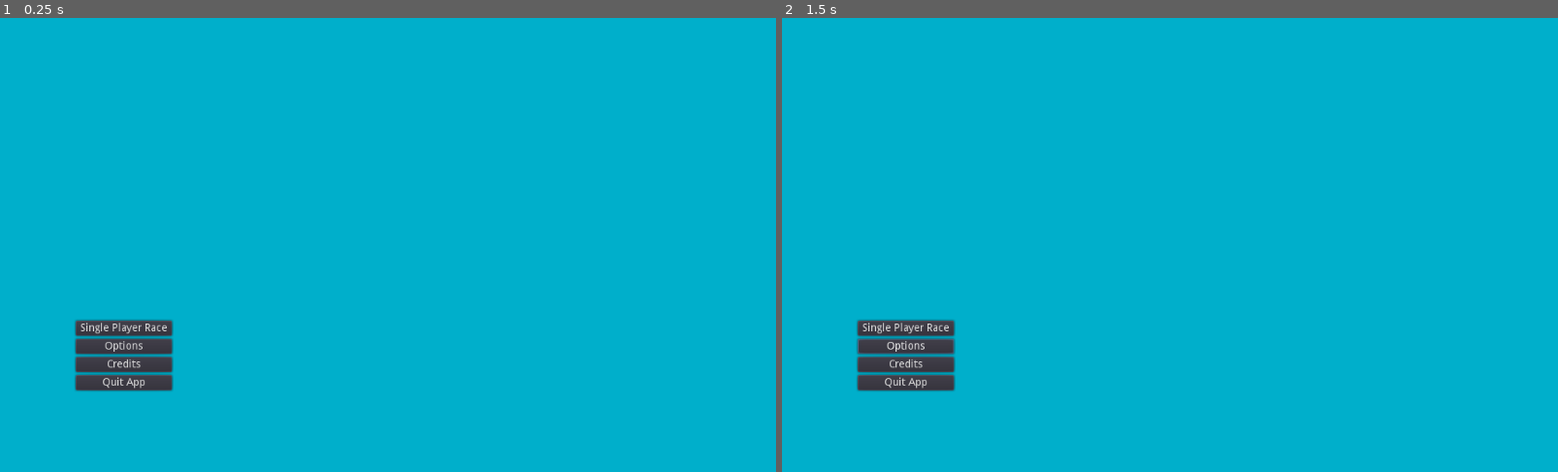
Above: before the commit, frames 1-2 (left to right).
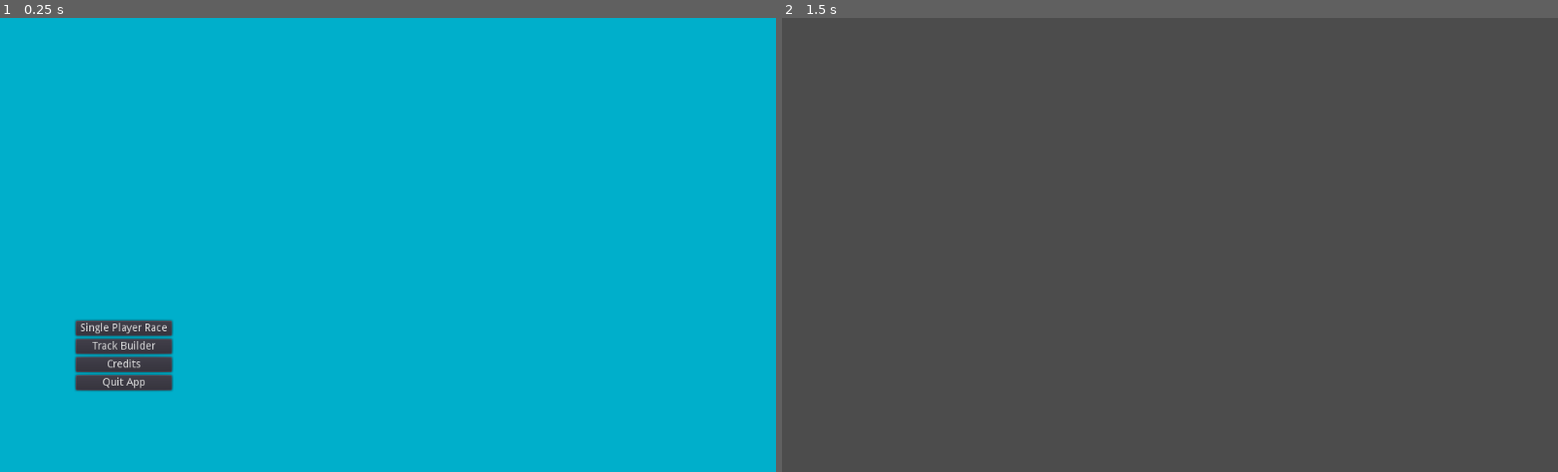
Above: after the commit, the same moments.

Repository: Mac-Barrett/G-Infinite
Game: Godot game, scene res://Scenes/Menus/MainMenu.tscn
The game is run twice, just before and just after one commit, with the same random seed, the same clock (stepped at 60 frames per second) and the same inputs.
Inputs (mouse positions are in pixels of both pictures, inside the frame that each line leads up to):
- Up to frame 1 (0.25 s): no input
- Up to frame 2 (1.5 s): click (906, 344) at 0.5 s, where only the run before the commit has a clickable "Options"; click (789, 27) at 1.27 s

The runs differ from the first frame. In frame 1, less than 0.1% of the frame differs, in the area x 11-20%, y 71-74%; in frame 2, 99%, in the area x 0-100%, y 0-100%.
Error after the commit: Invalid set index '0' (on base: 'Array') with value of type 'int' (res://Scripts/TrackBuilder.gd:14)

Commit message:
Documented turn piece direction,started trackbuilder

Diff:
--- a/Scenes/Menus/MainMenu.tscn
+++ b/Scenes/Menus/MainMenu.tscn
@@ -22,11 +22,11 @@
 margin_bottom = 20.0
 text = "Single Player Race"
 
-[node name="Options" type="Button" parent="VBoxContainer"]
+[node name="Track Builder" type="Button" parent="VBoxContainer"]
 margin_top = 24.0
 margin_right = 127.0
 margin_bottom = 44.0
-text = "Options"
+text = "Track Builder"
 
 [node name="Credits" type="Button" parent="VBoxContainer"]
 margin_top = 48.0
@@ -41,6 +41,6 @@
 text = "Quit App"
 
 [connection signal="pressed" from="VBoxContainer/Single Player" to="." method="_on_Single_Player_pressed"]
-[connection signal="pressed" from="VBoxContainer/Options" to="." method="_on_Options_pressed"]
+[connection signal="pressed" from="VBoxContainer/Track Builder" to="." method="_on_Track_Builder_pressed"]
 [connection signal="pressed" from="VBoxContainer/Credits" to="." method="_on_Credits_pressed"]
 [connection signal="pressed" from="VBoxContainer/Close Game" to="." method="_on_Close_Game_pressed"]
--- /dev/null
+++ b/Scenes/TrackBuilder.tscn
@@ -0,0 +1,19 @@
+[gd_scene load_steps=2 format=2]
+
+[ext_resource path="res://Scripts/TrackBuilder.gd" type="Script" id=1]
+
+[node name="Control" type="Control"]
+anchor_right = 1.0
+anchor_bottom = 1.0
+script = ExtResource( 1 )
+
+[node name="track" type="GridContainer" parent="."]
+margin_left = 200.0
+margin_top = 50.0
+margin_right = 700.0
+margin_bottom = 550.0
+columns = 6
+
+[node name="Button" type="TextureButton" parent="."]
+margin_right = 12.0
+margin_bottom = 20.0
--- a/Scripts/LevelLoader.gd
+++ b/Scripts/LevelLoader.gd
@@ -6,7 +6,6 @@
 func load_racers():
     # Load player car data assigned by UI Menu
     var player = load("res://Vehicles/PlayerCar.tscn").instance()
-    player.rotation.y = deg2rad(180)
     player.transform.origin.x = startBlock.transform.origin.x
     player.transform.origin.z = startBlock.transform.origin.z
     add_child(player)
@@ -14,16 +13,29 @@
 
 
 # Grabs data for track from specified file
+# Track data is h-flipped which is annoying as fuck
+#-1 no track here
+# 0 straight up, start block
+# 1 straight up / down
+# 2 straight left / right
+# 10 - down - right / left - up
+# 11 - left - down / up - right
+# 12 - up - left / left - down
+# 13 - right - up / down - left
 func load_track_data():
     # Load from file assigned by UI Menu
-    var data = [[11,2,12],[0,-1,1],[10,2,13]]
+    # var data = [[11,2,12],[0,-1,1],[10,2,13]] # square track
+    var data = [[11, 2, 2, 12],
+                [10, 12, 11, 13],
+                [-1, 1, 0, -1],
+                [-1, 10, 13, -1]] # more complex track
     return data
 
 
 # Uses data array to load in trackpieces and place them in world
 func load_track_pieces(data):
-    for x in range(0, 3):
-        for z in range(0, 3):
+    for x in range(0, data.size()):
+        for z in range(0, data[x].size()):
             # Load Piece from memory
             var trackPiece = load_piece(data[x][z])
             # If piece is not null, set transform
@@ -53,7 +65,7 @@
     return trackPiece
 
 
-
+# Once loaded...
 func _ready():
     var trackData = load_track_data()
     load_track_pieces(trackData)
--- /dev/null
+++ b/Scripts/TrackBuilder.gd
@@ -0,0 +1,36 @@
+extends Control
+
+onready var tp0 : Image = load("res://Textures/Icons/0.jpg")
+onready var tp1 : Image = load("res://Textures/Icons/1.jpg")
+onready var tp10 : Image= load("res://Textures/Icons/10.jpg")
+
+var imgCycle = [-1, 0, 1, 2, 10, 11, 12, 13]
+
+var trackData = [[]]
+
+func _ready():
+    for x in range(0, 6):
+        for y in range(0, 6):
+            trackData[x][y] = -1
+            var btn = TextureButton.new()
+
+            var img = Image.new()
+            var imgText = ImageTexture.new()
+
+            img = load("res://Textures/Icons/0.jpg")
+            imgText.create_from_image(img)
+
+            btn.texture_normal = imgText
+            btn.connect("pressed", self, "_button_pressed", [btn])
+            $track.add_child(btn)
+    pass
+
+func _button_pressed(btn):
+    var img = Image.new()
+    var imgText = ImageTexture.new()
+
+    img = tp10
+    imgText.create_from_image(img)
+
+    btn.texture_normal = imgText
+    pass
--- a/Scripts/UI/Credits.gd
+++ b/Scripts/UI/Credits.gd
@@ -2,10 +2,10 @@
 
 
 func _ready():
-	pass # Replace with function body.
+    pass # Replace with function body.
 
 
 func _on_Button_pressed():
-	var parent = get_parent();
-	parent.remove_child(parent.get_child(1));
-	pass # Replace with function body.
+    var parent = get_parent();
+    parent.remove_child(parent.get_child(1));
+    pass # Replace with function body.
--- a/Scripts/UI/MainMenu.gd
+++ b/Scripts/UI/MainMenu.gd
@@ -5,12 +5,16 @@
 
 func _on_Single_Player_pressed():
     #get_tree().change_scene("res://Scenes/Testing.tscn")
-    get_tree().change_scene("res://Scenes/Levels/LevelLoader.tscn")
+    get_tree().change_scene("res://Scenes/LevelLoader.tscn")
     pass # Replace with function body.
 
 
+func _on_Track_Builder_pressed():
+    get_tree().change_scene("res://Scenes/TrackBuilder.tscn")
+    pass # Replace with function body.
+
 func _on_Options_pressed():
-    var options = load("res://Scenes/Menus/SelectRace.tscn").instance()
+    var options = load("res://Scenes/Menus/.tscn").instance()
     get_tree().current_scene.add_child(options)
     pass
 
Renamed: Scenes/Levels/LevelLoader.tscn -> Scenes/LevelLoader.tscn
Binary file added: Textures/Icons/0.jpg
Not shown, added: Textures/Icons/0.jpg.import
Binary file added: Textures/Icons/1.jpg
Not shown, added: Textures/Icons/1.jpg.import
Binary file added: Textures/Icons/10.jpg
Not shown, added: Textures/Icons/10.jpg.import
Binary file added: Textures/Icons/2.jpg
Not shown, added: Textures/Icons/2.jpg.import
Not shown, added: Textures/Icons/0.paint
Not shown, added: Textures/Icons/1.paint
Not shown, added: Textures/Icons/10.paint
(and 1 more such lines)
